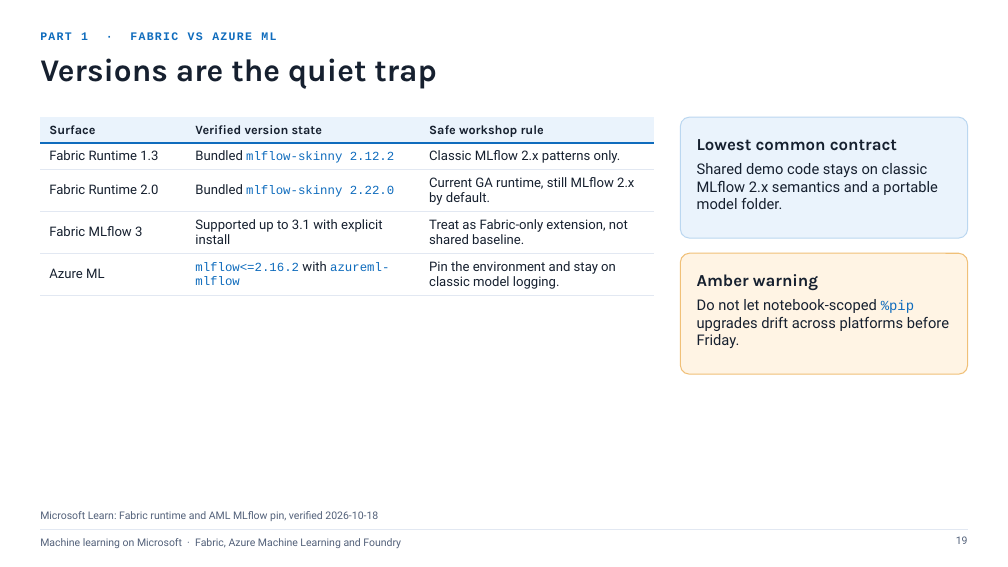
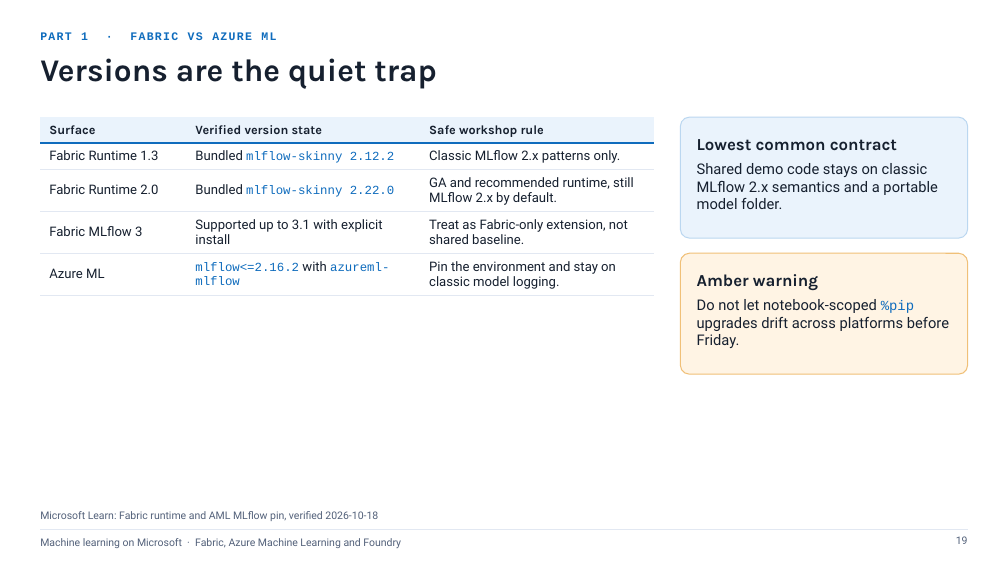
Before and after one commit to justine235/ml-platforms-workshop, a slide deck: slide 19 of 01-slides/ml-platforms-workshop-halfday.pptx. Drawn at 1008x567 pixels with LibreOffice and Linux fonts; fonts in the diff are those of the drawing. Boxes give left, top, right and bottom in pixels: in the first picture for what was removed or moved away, otherwise in the second. Text is boxed around its words. In the diff, an @@ line names an element or a change of style, - is before the commit and + after.

```diff
--- a/01-slides/ml-platforms-workshop-halfday.pptx
+++ b/01-slides/ml-platforms-workshop-halfday.pptx
@@ table at [40, 117, 653, 296] @@
-row 3, column 3: Current GA runtime, still MLflow 2.x by default.
+row 3, column 3: GA and recommended runtime, still MLflow 2.x by default.
```
Also in this commit, not shown: 2 other slides changed, 29 other files.
